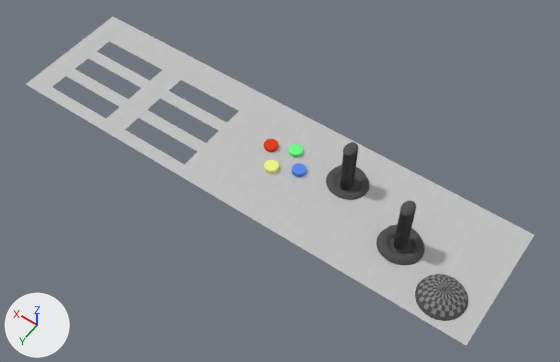
One commit to the FBX model Assets/Prefabs/HUD/HUD.FBX: the scene before it, then after it.
Rendered twice from a 50 mm lens placed at (-2.22, 2.86, 4.3), pointed at (-0.26, 0.12, 0.0). Lighting does not change. The marker at lower left points along +X, +Y and +Z. Where no turn or scale is listed for an object, it has been applied to the vertices. Vertices at the same position are counted once.

Objects in the first picture: 'A_Button', 'B_Button', 'LeftStick', 'Panel', 'RightStick', 'Speaker', 'StickHolder', 'StickHolder.001', 'X_Button', 'Y_Button'.
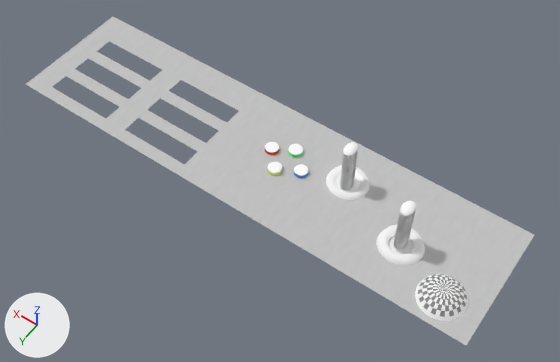
Commit message: Updated Hud

Pixel boxes [x1, y1, x2, y2] of what changed, in the pictures (560 x 362 px):
'Panel', recoloured: [260, 135, 472, 324] in both
'Speaker', recoloured (grey to white): [415, 274, 468, 321] in both
'StickHolder', recoloured (grey to white): [376, 225, 425, 265] in both
'StickHolder.001', recoloured (grey to white): [326, 165, 370, 200] in both
'LeftStick', recoloured: [394, 201, 416, 249] in both
'RightStick', recoloured: [340, 142, 358, 190] in both
'Y_Button', recoloured, moved: before [264, 160, 279, 174]; after [267, 162, 282, 176]
'B_Button', recoloured, moved: before [264, 139, 278, 152]; after [265, 142, 279, 155]
'X_Button', recoloured, moved: before [292, 163, 306, 177]; after [294, 164, 308, 178]
'A_Button', recoloured: [288, 144, 303, 157] in both
part 1 of me_mesh_003, recoloured: [267, 162, 279, 171] in both

What the commit changed:
Material '01 - Default' (mat_01___default) changes colour from dark grey #4f4f4f to white #ffffff; in linear values from (0.0784, 0.0784, 0.0784) to (1.0, 1.0, 1.0).
me_mesh_003 has 216 vertices, 216 faces and spans x -0.052..0.052, y -0.0518..0.0518, z 0.0..0.0309.
me_mesh_003 is used by ob_y_button; location (-0.144, 0.061, 0.0).
me_mesh_003 part 1: all 18 faces centred in x -0.0272..0.0272, y -0.0458..0.0458, z 0.0309 switch from mat_09___default (yellow #eef884) to mat_01___default (white #ffffff).
Object 'X_Button' (ob_x_button) moves from (-0.322, -0.027, 0.0) to (-0.338, -0.027, 0.0).
Object 'B_Button' (ob_b_button) moves from (-0.025, -0.098, 0.0) to (-0.048, -0.079, 0.0).
Object 'Y_Button' (ob_y_button) moves from (-0.144, 0.061, 0.0) to (-0.173, 0.061, 0.0).
